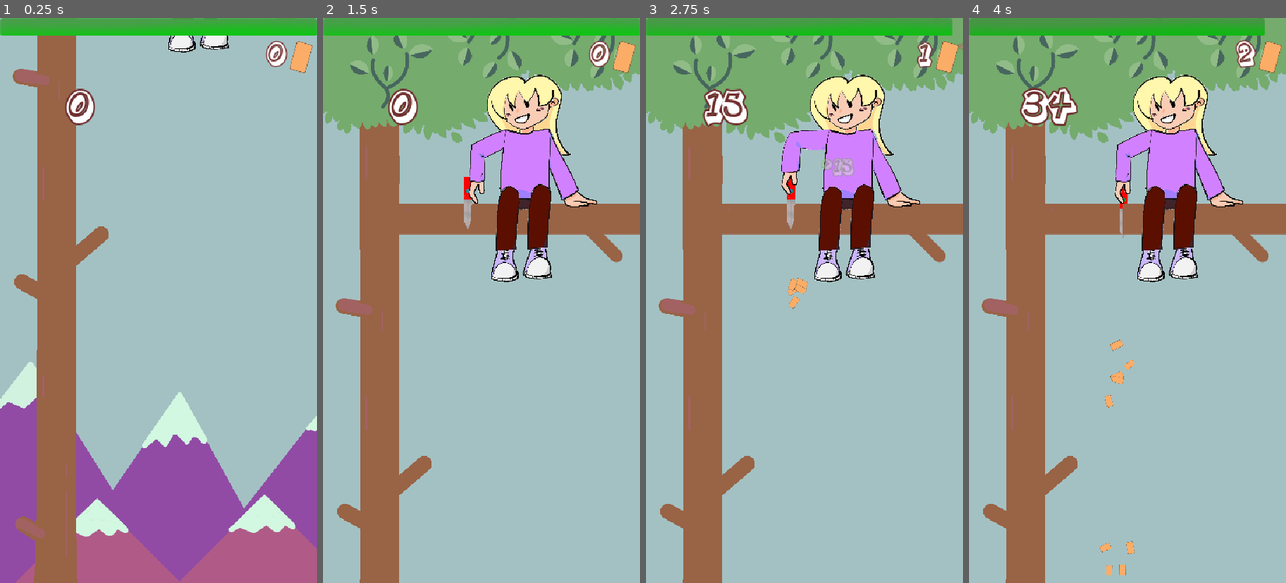
Above: before the commit, frames 1-4 (left to right).
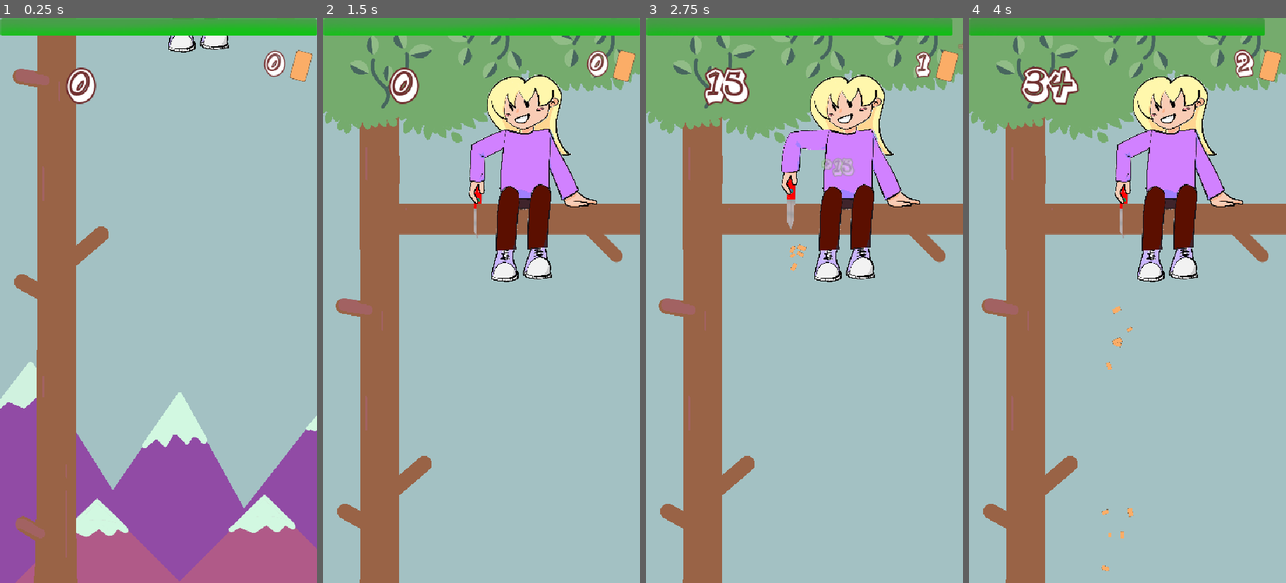
Above: after the commit, the same moments.

Repository: Combativ/SawTheWorld
Game: Godot game, scene res://scenes/main.tscn
Same seed, same stepped clock (60 frames per second), same inputs: the game is played once before the commit and once after it. Sound files missing from this copy of the repository are replaced by a short silence.
Inputs (mouse positions are in pixels of both pictures, inside the frame that each line leads up to):
- Up to frame 1 (0.25 s): no input
- Up to frame 2 (1.5 s): move the mouse to (551, 272) at 0.52 s; click (551, 272) at 0.67 s; tap Enter at 1.25 s; move the mouse to (418, 328) at 1.27 s; click (418, 328) at 1.42 s
- Up to frame 3 (2.75 s): tap Space at 2 s; move the mouse to (836, 176) at 2.02 s; click (836, 176) at 2.17 s
- Up to frame 4 (4 s): move the mouse to (1111, 413) at 2.77 s; click (1111, 413) at 2.92 s; move the mouse to (1222, 385) at 3.52 s; click (1222, 385) at 3.67 s

The runs differ from the first frame. In frame 1, 1.3% of the frame differs, in the area x 20-99%, y 4-19%; in frame 2, 1.6%; in frame 3, 1.9%; in frame 4, 2.5%, in the area x 16-99%, y 3-99%.

Commit message:
minor bug fixes

Diff:
--- a/bpb game jam/2020/Saw The World Android (Project)/scenes/Quit.gd
+++ b/bpb game jam/2020/Saw The World Android (Project)/scenes/Quit.gd
@@ -5,6 +5,7 @@
 func _on_Quit_mouse_entered():
 	modulate = Color(0.8, 0.8, 0.8, 1)
 	get_parent().get_parent().get_node("select").play()
+
 func _on_Quit_mouse_exited():
 	modulate = color
 
--- a/bpb game jam/2020/Saw The World Android (Project)/scenes/Trail(Cursor).gd
+++ b/bpb game jam/2020/Saw The World Android (Project)/scenes/Trail(Cursor).gd
@@ -6,11 +6,15 @@
 
 
 func _process(delta):
-	point = get_global_mouse_position()
-	add_point(point)
+	if Input.is_mouse_button_pressed(1):
+		point = get_global_mouse_position()
+		add_point(point)
+	else:
+		clear_points()
 
 	while get_point_count() > TrailLength:
 		remove_point(0)
+
 
 
 #New wait(s) function
--- a/bpb game jam/2020/Saw The World Android (Project)/scenes/game.tscn
+++ b/bpb game jam/2020/Saw The World Android (Project)/scenes/game.tscn
@@ -124,7 +124,7 @@
 orbit_velocity_random = 0.0
 angle = 10.0
 angle_random = 1.0
-scale = 0.5
+scale = 0.2
 scale_random = 0.5
 
 [sub_resource type="DynamicFont" id=6]
@@ -193,18 +193,6 @@
 "_edit_lock_": true
 }
 
-[node name="right side" type="Sprite" parent="Environment"]
-position = Vector2( 1080, 54 )
-z_index = -10
-texture = ExtResource( 2 )
-centered = false
-
-[node name="left side" type="Sprite" parent="Environment"]
-position = Vector2( -1080, -54 )
-z_index = -10
-texture = ExtResource( 2 )
-centered = false
-
 [node name="Tree" type="Node2D" parent="."]
 script = ExtResource( 3 )
 
@@ -248,7 +236,7 @@
 script = ExtResource( 15 )
 
 [node name="sawdust" type="Particles2D" parent="Tree/branch/human/Weapon"]
-position = Vector2( 0, 500 )
+position = Vector2( 0, 100 )
 z_index = 1
 emitting = false
 amount = 500
@@ -311,12 +299,14 @@
 volume_db = -10.0
 
 [node name="HUD" type="CanvasLayer" parent="."]
+editor/display_folded = true
 script = ExtResource( 29 )
 
 [node name="pointLabel" type="Label" parent="HUD"]
-margin_top = 203.069
-margin_right = 542.952
-margin_bottom = 398.069
+margin_left = 4.31689
+margin_top = 131.84
+margin_right = 547.269
+margin_bottom = 326.84
 custom_fonts/font = SubResource( 6 )
 text = "0"
 align = 1
@@ -324,10 +314,10 @@
 script = ExtResource( 31 )
 
 [node name="sawdustLabel" type="Label" parent="HUD"]
-margin_left = 430.335
-margin_top = 55.0083
-margin_right = 969.335
-margin_bottom = 195.008
+margin_left = 423.86
+margin_top = 85.2269
+margin_right = 962.86
+margin_bottom = 225.227
 custom_fonts/font = SubResource( 7 )
 text = "0"
 align = 2
@@ -341,7 +331,7 @@
 script = ExtResource( 34 )
 
 [node name="Holz" type="Sprite" parent="HUD"]
-position = Vector2( 1024.86, 132.019 )
+position = Vector2( 1024.86, 162.238 )
 rotation = 0.268781
 scale = Vector2( 1.6, 1.6 )
 texture = ExtResource( 16 )
@@ -432,10 +422,10 @@
 valign = 1
 
 [node name="TimeBonusLabel" type="Label" parent="Menu"]
-margin_left = 18.2422
-margin_top = 493.325
-margin_right = 583.242
-margin_bottom = 606.325
+margin_left = 281.575
+margin_top = 497.642
+margin_right = 846.575
+margin_bottom = 610.642
 custom_fonts/font = SubResource( 11 )
 text = "Time Bonus: "
 valign = 1
@@ -444,8 +434,8 @@
 [node name="Highscore" type="Label" parent="Menu"]
 margin_left = 8.0
 margin_top = 6.0
-margin_right = 549.0
-margin_bottom = 185.0
+margin_right = 801.0
+margin_bottom = 89.0
 custom_fonts/font = SubResource( 12 )
 custom_colors/font_color = Color( 0.533333, 0.568627, 0.878431, 1 )
 text = "Highscore: "
--- a/bpb game jam/2020/Saw The World Android (Project)/scenes/weapons/weapon.gd
+++ b/bpb game jam/2020/Saw The World Android (Project)/scenes/weapons/weapon.gd
@@ -10,6 +10,8 @@
 	get_parent().get_parent().get_parent().connect("slashUp", self, "_on_branch_slashUp")
 	get_parent().get_parent().get_parent().connect("slashDown", self, "_on_branch_slashDown")
 
+	#Set default to down to avoid a little graphic glitch
+	position = down
 
 func _on_branch_slashUp():
 	position = up
